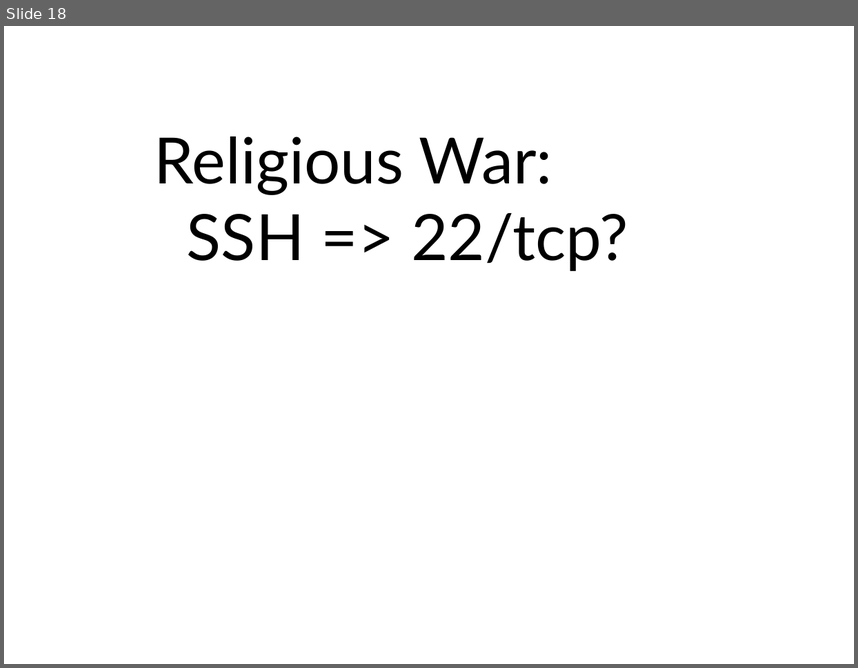
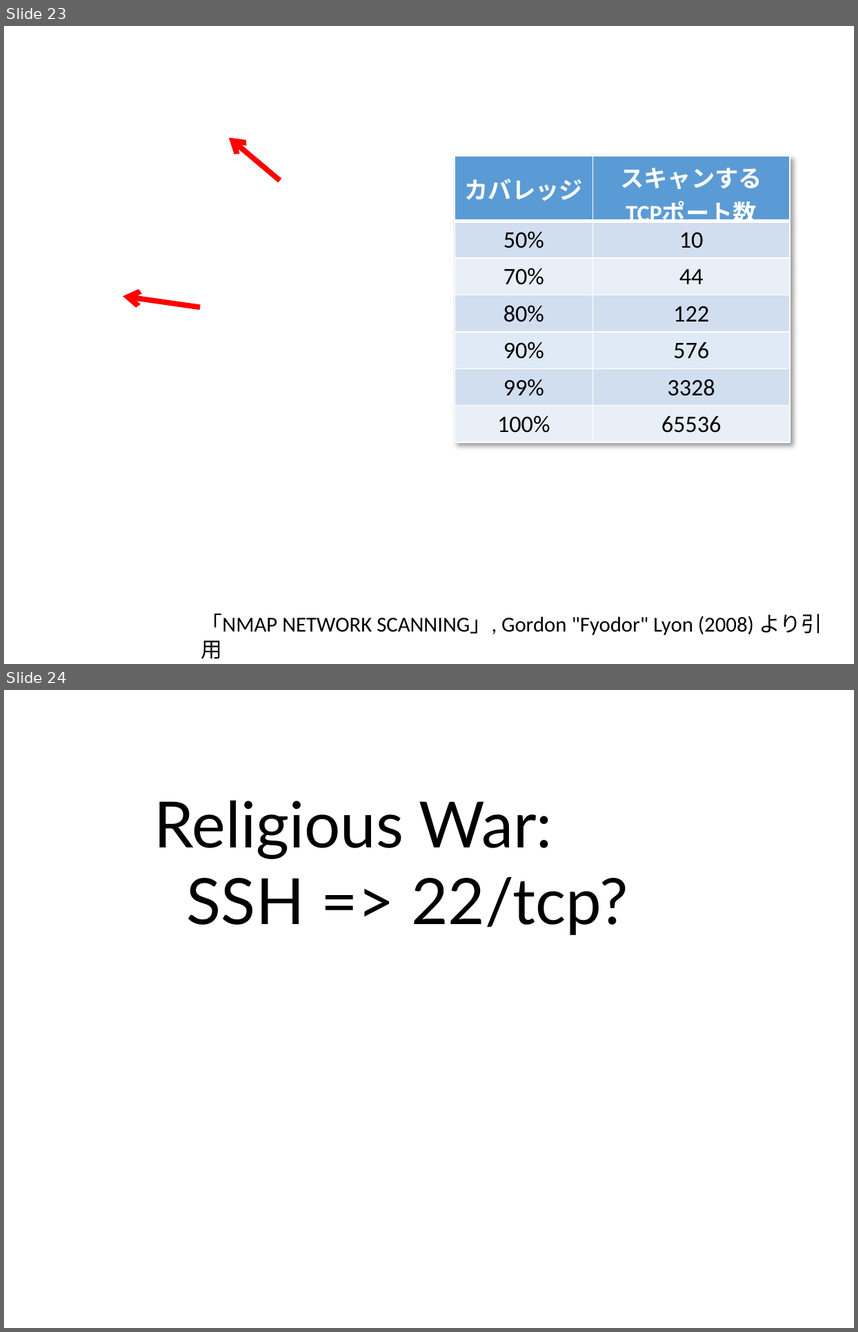
Before and after one commit to ozuma/sumida_sec, a slide deck: 2015-no.2/ppt/00_ozuma.pptx. Shown one above the other, each under a label of ours: slide 18 before the commit, slides 23 and 24 after it. The pictures are 858x668 and 858x1332 pixels, drawn with LibreOffice and Linux fonts; fonts in the diff are those of the drawing; background and template pictures are left out. Boxes give left, top, right and bottom in pixels: in the first picture for what was removed or moved away, otherwise in the second. Text is boxed around its words. In the diff, an @@ line names an element or a change of style, - is before the commit and + after.

Commit message:
カバレッジ、スキャン隠蔽のスライド追加

```diff
--- a/2015-no.2/ppt/00_ozuma.pptx
+++ b/2015-no.2/ppt/00_ozuma.pptx
@@ slide 23 added at (x1=4, y1=26, x2=854, y2=664), background picture (left out) @@
@@ arrow added from (279, 181) to (229, 137), #FF0000 4.5 pt @@
@@ table added at (x1=455, y1=156, x2=791, y2=443), 7 rows, 2 columns @@
+カバレッジ | スキャンする / TCPポート数
+50% | 10
+70% | 44
+80% | 122
+90% | 576
+99% | 3328
+100% | 65536
@@ arrow added from (201, 308) to (123, 296), #FF0000 4.5 pt @@
@@ text added at (x1=201, y1=613, x2=822, y2=635), 18 pt, text #000000 @@
+「NMAP NETWORK SCANNING」, Gordon "Fyodor" Lyon (2008) より引用
@@ what was slide 18 is now slide 24 @@
```
Also in this commit, not shown: 7 slides changed, 7 other slides added, 1 slide removed.
